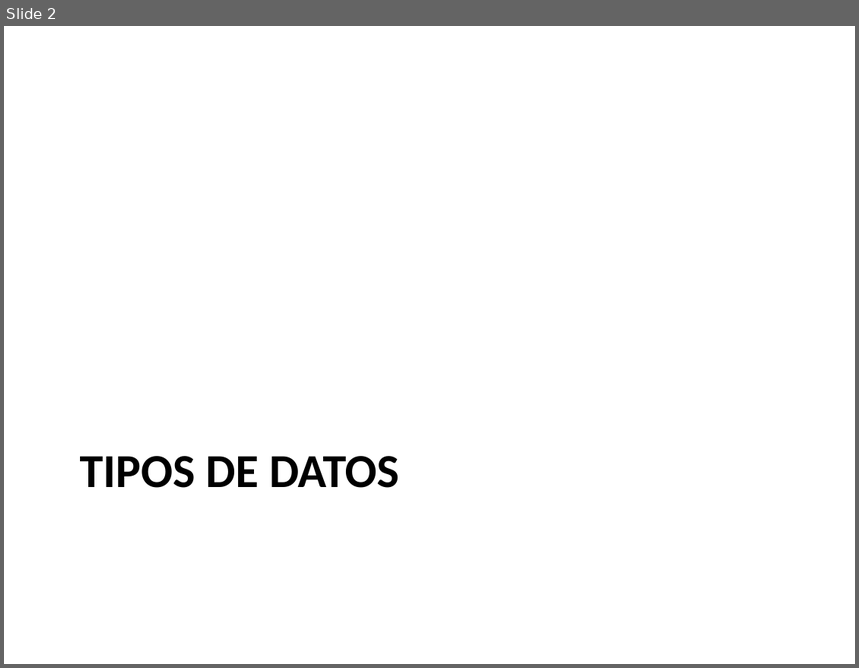
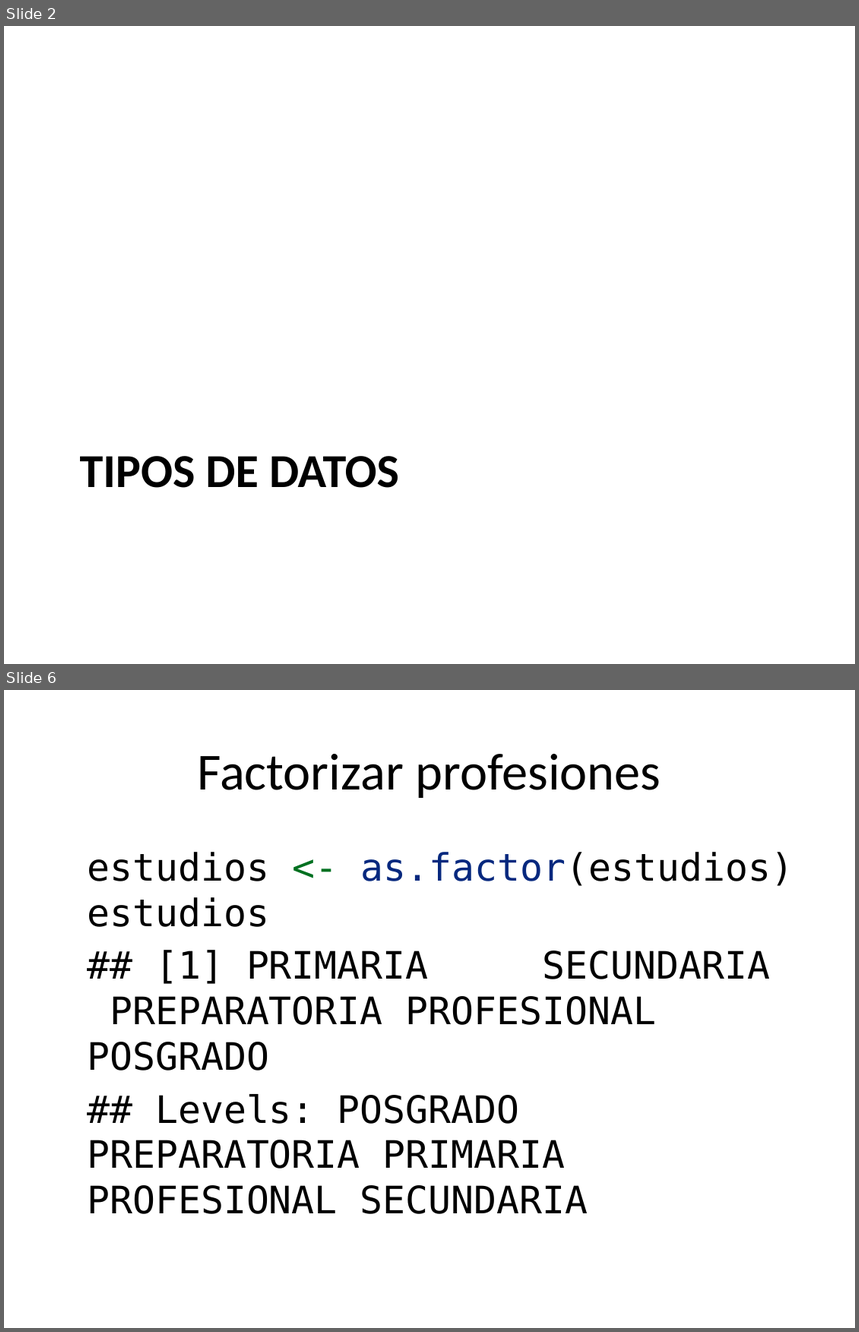
Before and after one commit to rpizarrog/CIIT.-Diplomado-en-Ciencia-de-los-Datos-e-IoT, a slide deck: Módulo II/estadistica descriptiva y probabilidad/tipos-de-datos.pptx. Shown one above the other, each under a label of ours: slide 2 before the commit, slides 2 and 6 after it; the slides between them are not shown. The pictures are 859x668 and 859x1332 pixels, drawn with LibreOffice and Linux fonts; fonts in the diff are those of the drawing. Boxes give left, top, right and bottom in pixels: in the first picture for what was removed or moved away, otherwise in the second. Text is boxed around its words. In the diff, an @@ line names an element or a change of style, - is before the commit and + after.

```diff
--- a/Módulo II/estadistica descriptiva y probabilidad/tipos-de-datos.pptx
+++ b/Módulo II/estadistica descriptiva y probabilidad/tipos-de-datos.pptx
@@ slide 6 added at bbox=[4, 690, 855, 1328], background #FFFFFF @@
@@ title added at bbox=[197, 754, 661, 798], 44 pt, text #000000 @@
+Factorizar profesiones
@@ text added at bbox=[87, 852, 794, 1214], 32 pt, text #000000 @@
+estudios <- as.factor(estudios)
+estudios
+## [1] PRIMARIA SECUNDARIA PREPARATORIA PROFESIONAL POSGRADO
+## Levels: POSGRADO PREPARATORIA PRIMARIA PROFESIONAL SECUNDARIA
```
Also in this commit, not shown: 2 slides changed, 5 other slides added.
